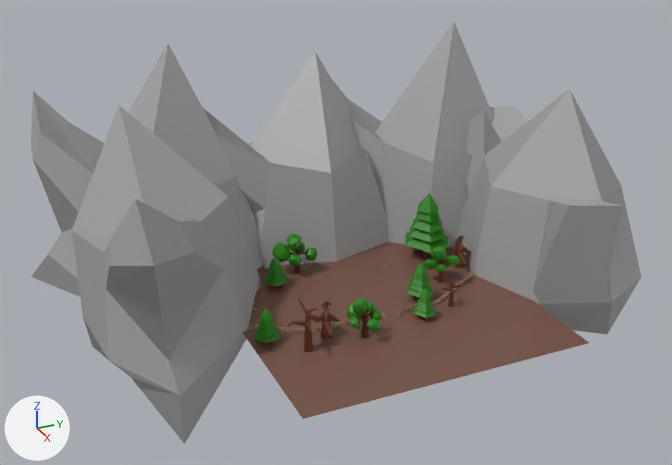
The FBX model FIPBA-z VIRUS/Assets/Environment/LowPolyForestEnvironment.fbx as it was, and as the next commit left it.
One viewpoint serves both versions: a 50 mm camera at (199.0, -103.0, 124.0) aimed at (-19.0, -5.0, 15.0). The axes (+X, +Y, +Z) are drawn at lower left. The lights are the same throughout. Where no turn or scale is listed for an object, it has been applied to the vertices.

In view in the first picture: 'Mountain1', 'Mountain1.001', 'Mountain1.002', 'Mountain1.003', 'Mountain1.004', 'Plane', 'TreeDead1', 'TreeDead2', 'TreeDead3', 'TreeDead3.001', 'TreePine', 'TreePine.001', 'TreePine.002', 'TreePine.003', 'TreePine.004', 'TreeRegular', 'TreeRegular2', 'TreeRegular2.001'.
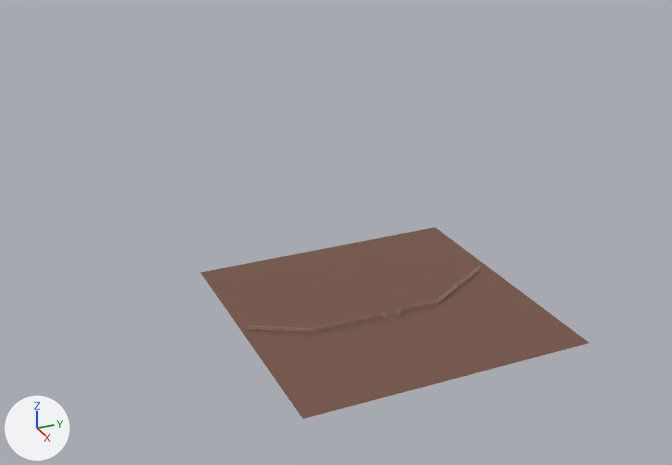
What differs and where, as boxes (x1, y1, x2, y2) in the pictures (672 x 465 px):
'Mountain1.003', deleted
    before: (72, 105, 261, 444)
'Mountain1.004', deleted
    before: (455, 89, 641, 334)
'Mountain1', deleted
    before: (202, 52, 389, 266)
'Mountain1.001', deleted
    before: (332, 22, 494, 248)
'Mountain1.002', deleted
    before: (31, 44, 261, 296)
'TreePine.003', deleted (green)
    before: (405, 193, 449, 258)
'TreeRegular2', deleted (green)
    before: (347, 298, 381, 337)
'TreeRegular2.001', deleted (green)
    before: (272, 234, 318, 273)
'TreeRegular', deleted (green)
    before: (424, 246, 460, 283)
'TreePine.002', deleted (green)
    before: (254, 308, 280, 344)
'TreePine', deleted (green)
    before: (407, 263, 433, 300)
'TreeDead2', deleted (brown)
    before: (288, 298, 322, 352)
'TreePine.004', deleted (green)
    before: (264, 256, 287, 288)
'TreePine.001', deleted (green)
    before: (414, 288, 435, 319)
'TreeDead3', deleted
    before: (314, 301, 340, 339)
'TreeDead3.001', deleted
    before: (449, 236, 471, 268)
'TreeDead1', deleted
    before: (440, 279, 461, 307)

Patch to the scene script:
```diff
--- a/FIPBA-z VIRUS/Assets/Environment/LowPolyForestEnvironment.fbx.py
+++ b/FIPBA-z VIRUS/Assets/Environment/LowPolyForestEnvironment.fbx.py
@@ ob_mountain1_004 @@
-ob_mountain1_004 = bpy.data.objects.new('Mountain1.004', me_cube_044)
-ob_mountain1_004.location = (-6.9, 57.4, -9.3)
@@ ob_treedead1 @@
-ob_treedead1 = bpy.data.objects.new('TreeDead1', me_cube_002)
-ob_treedead1.location = (7.5, 17.1, 0.0)
@@ ob_mountain1 @@
-ob_mountain1 = bpy.data.objects.new('Mountain1', me_cube_013)
-ob_mountain1.location = (-55.1, -0.1, -9.3)
@@ ob_treedead3_001 @@
-ob_treedead3_001 = bpy.data.objects.new('TreeDead3.001', me_cube_066)
-ob_treedead3_001.location = (-12.7, 31.8, 0.0)
@@ ob_treedead2 @@
-ob_treedead2 = bpy.data.objects.new('TreeDead2', me_cube_003)
-ob_treedead2.location = (12.4, -27.1, 0.0)
@@ ob_treepine_001 @@
-ob_treepine_001 = bpy.data.objects.new('TreePine.001', me_cube_012)
-ob_treepine_001.location = (9.8, 7.4, 0.0)
@@ ob_mountain1_001 @@
-ob_mountain1_001 = bpy.data.objects.new('Mountain1.001', me_cube_041)
-ob_mountain1_001.location = (-47.9, 42.3, -9.3)
@@ ob_treepine_004 @@
-ob_treepine_004 = bpy.data.objects.new('TreePine.004', me_cube_068)
-ob_treepine_004.location = (-23.0, -22.4, 0.0)
@@ ob_treeregular2_001 @@
-ob_treeregular2_001 = bpy.data.objects.new('TreeRegular2.001', me_cube_065)
-ob_treeregular2_001.location = (-28.9, -13.3, 0.0)
@@ ob_treeregular @@
-ob_treeregular = bpy.data.objects.new('TreeRegular', me_cube_011)
-ob_treeregular.location = (-5.9, 21.9, 0.0)
@@ ob_treedead3 @@
-ob_treedead3 = bpy.data.objects.new('TreeDead3', me_cube_007)
-ob_treedead3.location = (8.3, -20.4, 0.0)
@@ ob_mountain1_002 @@
-ob_mountain1_002 = bpy.data.objects.new('Mountain1.002', me_cube_042)
-ob_mountain1_002.location = (-55.1, -44.4, -9.3)
@@ ob_treeregular2 @@
-ob_treeregular2 = bpy.data.objects.new('TreeRegular2', me_cube_018)
-ob_treeregular2.location = (12.1, -11.1, 0.0)
@@ ob_treepine_002 @@
-ob_treepine_002 = bpy.data.objects.new('TreePine.002', me_cube_019)
-ob_treepine_002.location = (4.4, -35.2, 0.0)
@@ ob_treepine @@
-ob_treepine = bpy.data.objects.new('TreePine', me_cube_001)
-ob_treepine.location = (0.0, 11.5, 0.0)
@@ ob_mountain1_003 @@
-ob_mountain1_003 = bpy.data.objects.new('Mountain1.003', me_cube_043)
-ob_mountain1_003.location = (-29.8, -49.4, -9.3)
@@ ob_treepine_003 @@
-ob_treepine_003 = bpy.data.objects.new('TreePine.003', me_cube_067)
-ob_treepine_003.location = (-23.9, 26.9, 0.0)
@@ ob_rock3_005 @@
-ob_rock3_005 = bpy.data.objects.new('Rock3.005', me_cube_091)
-ob_rock3_005.location = (-12.7, -32.5, 0.0)
@@ ob_rock3_004 @@
-ob_rock3_004 = bpy.data.objects.new('Rock3.004', me_cube_089)
-ob_rock3_004.location = (-24.2, -25.4, 0.0)
```
